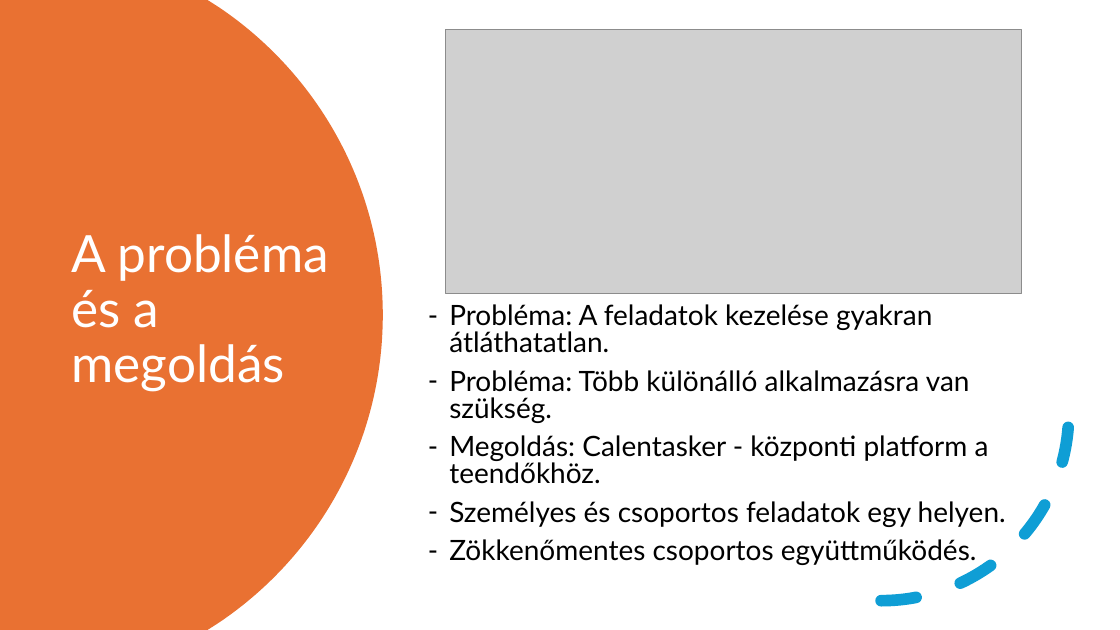
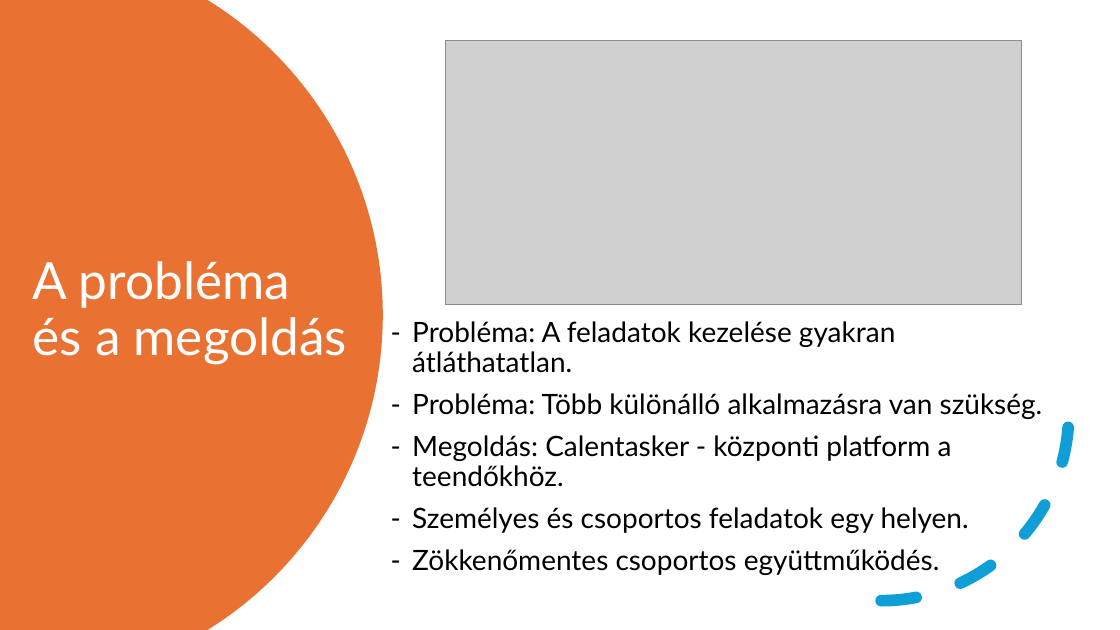
Before and after one commit to FesetoImre5/13_S1_8_vizsgaremek, a slide deck: slide 2 of Dokumentacio/Calentasker_bemutató.pptx. Drawn at 1120x630 pixels with LibreOffice and Linux fonts; fonts in the diff are those of the drawing; grey boxes stand for pictures. Boxes give left, top, right and bottom in pixels: in the first picture for what was removed or moved away, otherwise in the second. Text is boxed around its words. In the diff, an @@ line names an element or a change of style, - is before the commit and + after.

```diff
--- a/Dokumentacio/Calentasker_bemutató.pptx
+++ b/Dokumentacio/Calentasker_bemutató.pptx
@@ picture: place and size @@
-picture at bbox=[446, 29, 1022, 294]
+picture at bbox=[446, 40, 1022, 305]
@@ title "A probléma és a megoldás" rewrapped from bbox=[71, 234, 329, 392] to bbox=[33, 261, 347, 365] @@
@@ text "Probléma: A feladatok kezelése gyakran ...": place and size @@
-text "Probléma: A feladatok kezelése gyakran ..." at bbox=[449, 304, 1006, 565]
+text "Probléma: A feladatok kezelése gyakran ..." at bbox=[412, 321, 1043, 575]
@@ text "Probléma: A feladatok kezelése gyakran ..." at bbox=[412, 321, 1043, 575]: line spacing 0.8 to 0.9 @@
```
Also in this commit, not shown: 9 other slides changed, 2 slides added, 1 other file.
